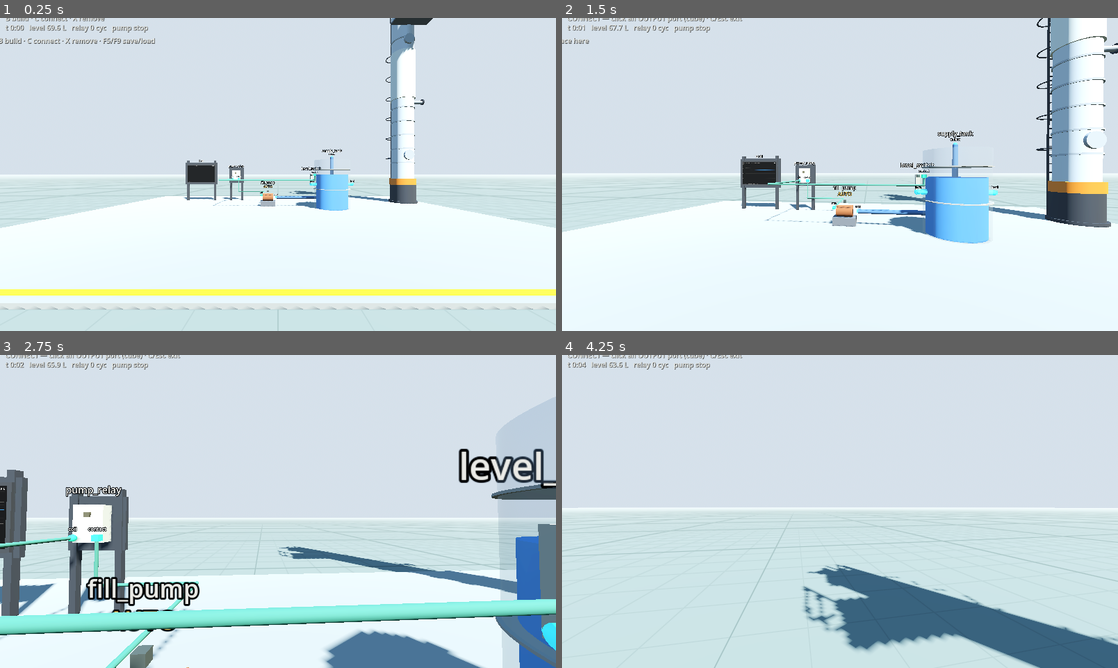
Above: before the commit, frames 1-4 (two rows, left to right).
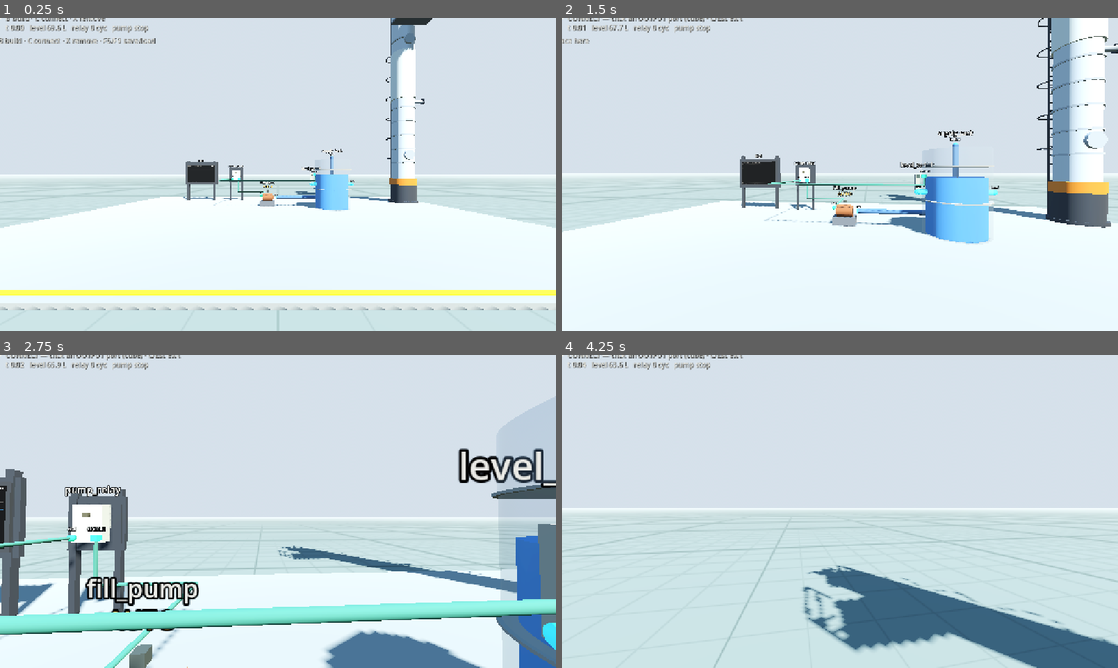
Above: after the commit, the same moments.

Repository: whharris917/flowstate
Game: Godot game, scene res://world/sandbox.tscn
The game is run twice, just before and just after one commit, with the same random seed, the same clock (stepped at 60 frames per second) and the same inputs. Sound files missing from this copy of the repository are replaced by a short silence.
Inputs (mouse positions are in pixels of both pictures, inside the frame that each line leads up to):
- Up to frame 1 (0.25 s): no input
- Up to frame 2 (1.5 s): move the mouse to (867, 174) at 0.52 s; hold B (build_mode) 0.53-1.28 s; hold W (move_forward) from 0.53 s (still down); click (867, 174) at 0.67 s; move the mouse to (812, 174) at 1.27 s; tap C (connect_mode) at 1.35 s
- Up to frame 3 (2.75 s): keep holding W (move_forward); move the mouse to (289, 505) at 2.02 s; hold X (delete_item) from 2.03 s (still down)
- Up to frame 4 (4.25 s): keep holding W (move_forward); move the mouse to (834, 517) at 2.77 s; release X (delete_item) at 2.78 s; tap E (interact) at 2.85 s; click (834, 517) at 2.92 s; move the mouse to (878, 514) at 3.52 s; press the mouse at (878, 514) at 3.53 s

The runs differ from the first frame. In frame 1, 2.0% of the frame differs, in the area x 0-100%, y 0-100%; in frame 2, 2.1%; in frame 3, 3.7%; in frame 4, 2.0%.

Commit message:
Persist UI stretch: canvas_items scaling, keep aspect
The director fixed HUD text clipping by selecting keep-aspect; bake
the stretch settings into project.godot so the 1280x720 UI scales
with any window size for every run.

Co-Authored-By: Claude Fable 5 <noreply@anthropic.com>
Claude-Session: https://claude.ai/code/session_01LEpShB69R5sqJSsHUaRUU2

Diff:
--- a/game/project.godot
+++ b/game/project.godot
@@ -22,6 +22,8 @@
 
 window/size/viewport_width=1280
 window/size/viewport_height=720
+window/stretch/mode="canvas_items"
+window/stretch/aspect="keep"
 
 [input]
 
